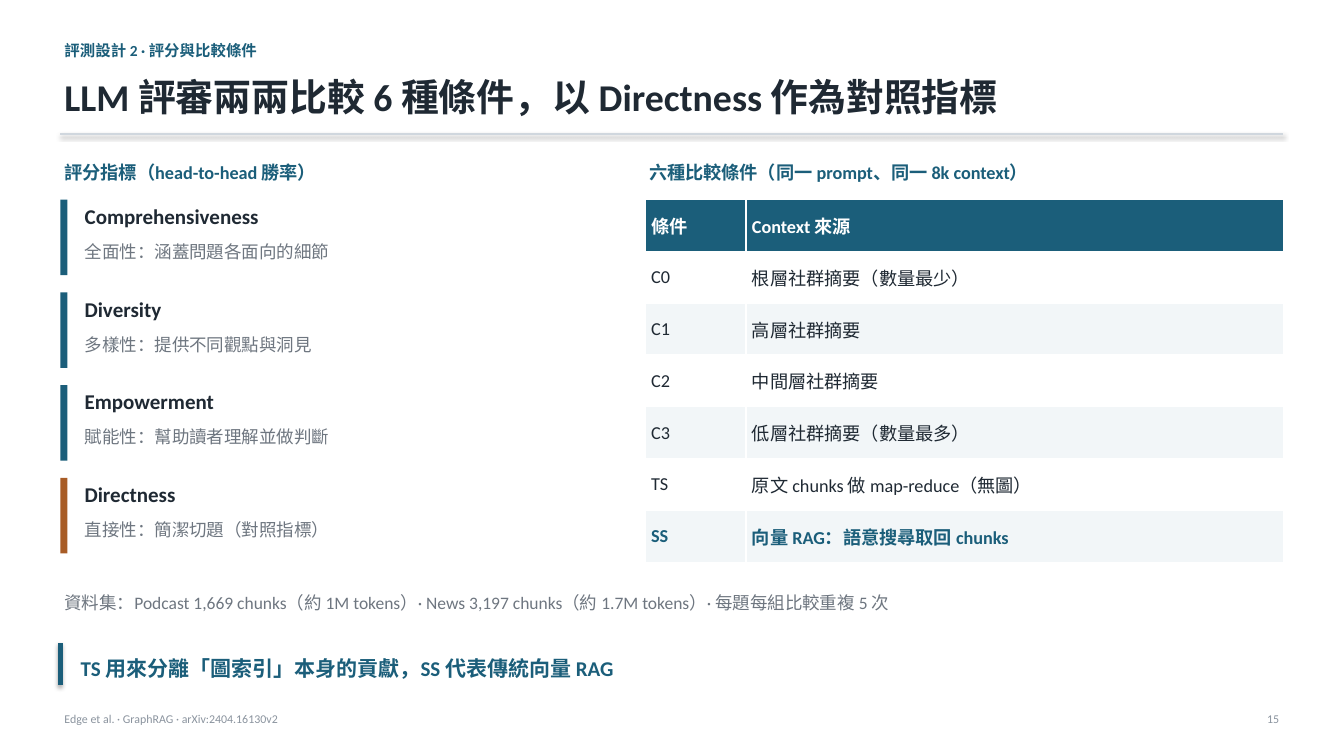
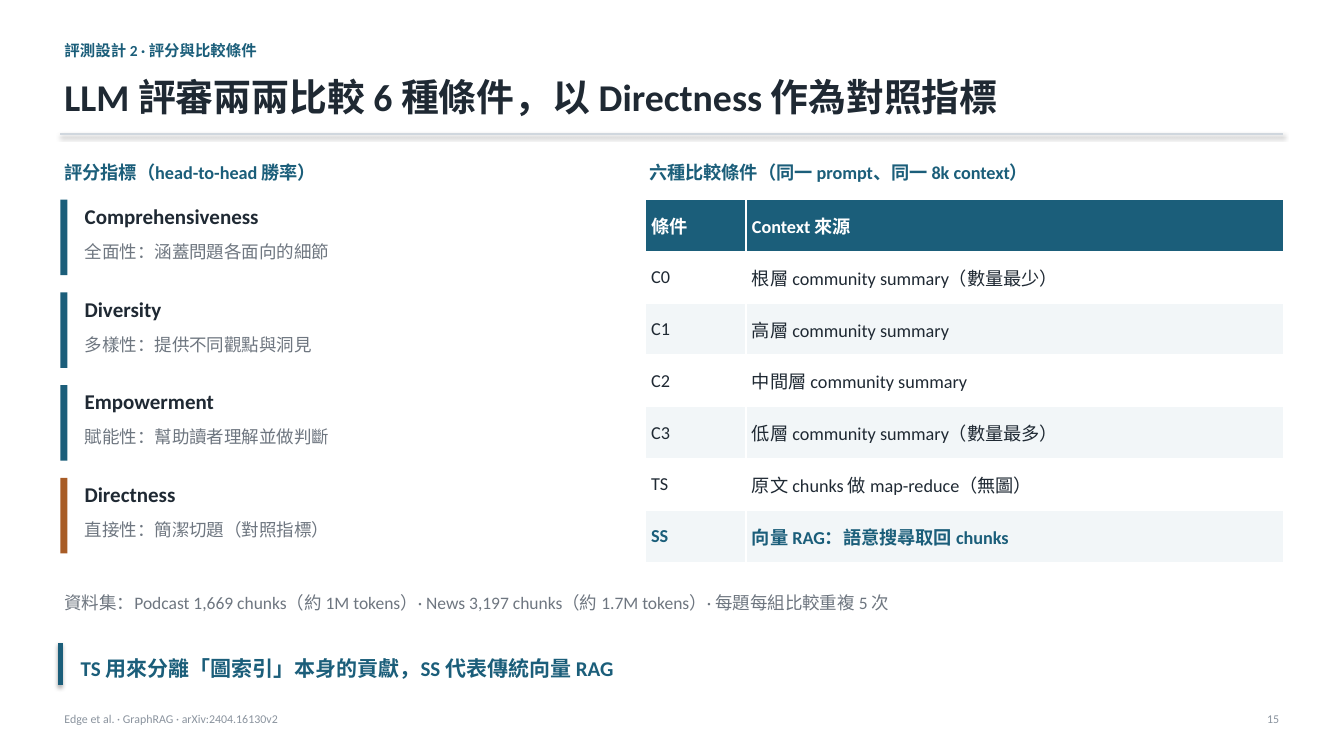
Before and after one commit to Moris-Zhan/CV-RAG-LLM-Papers, a slide deck: slide 15 of RAG/2024_GraphRAG/slides_zh-TW.pptx. Drawn at 1344x756 pixels with LibreOffice and Linux fonts; fonts in the diff are those of the drawing. Boxes give left, top, right and bottom in pixels: in the first picture for what was removed or moved away, otherwise in the second. Text is boxed around its words. In the diff, an @@ line names an element or a change of style, - is before the commit and + after.

```diff
--- a/RAG/2024_GraphRAG/slides_zh-TW.pptx
+++ b/RAG/2024_GraphRAG/slides_zh-TW.pptx
@@ table at [645,200,1284,563] @@
-row 2, column 2: 根層社群摘要（數量最少）
+row 2, column 2: 根層 community summary（數量最少）
-row 3, column 2: 高層社群摘要
+row 3, column 2: 高層 community summary
-row 4, column 2: 中間層社群摘要
+row 4, column 2: 中間層 community summary
-row 5, column 2: 低層社群摘要（數量最多）
+row 5, column 2: 低層 community summary（數量最多）
```
Also in this commit, not shown: 14 other slides changed, 2 slides added, 14 other files.
